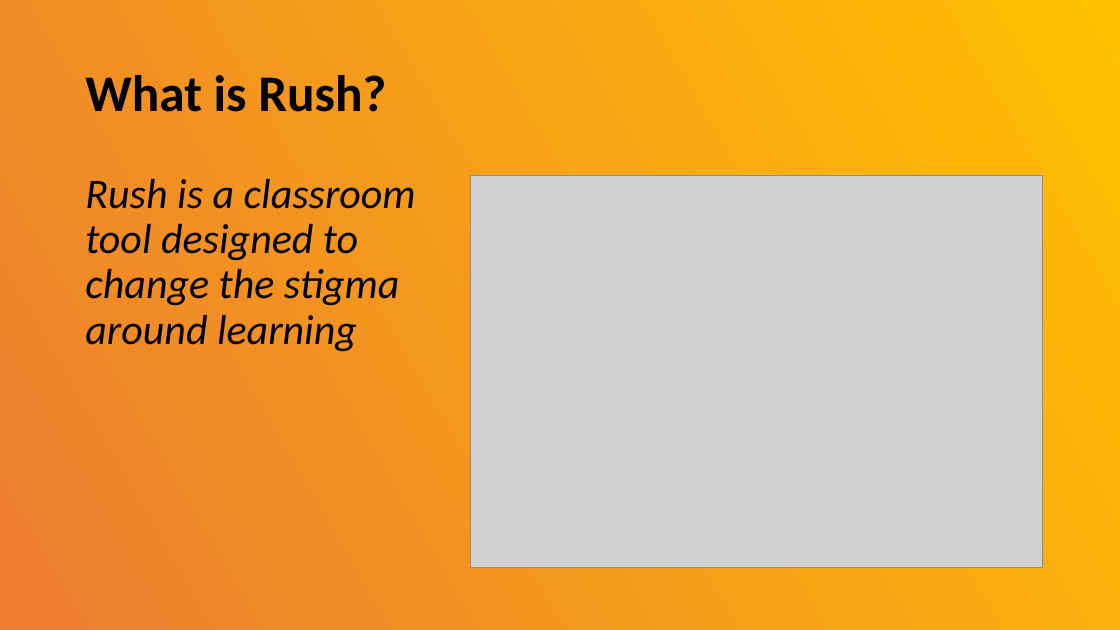
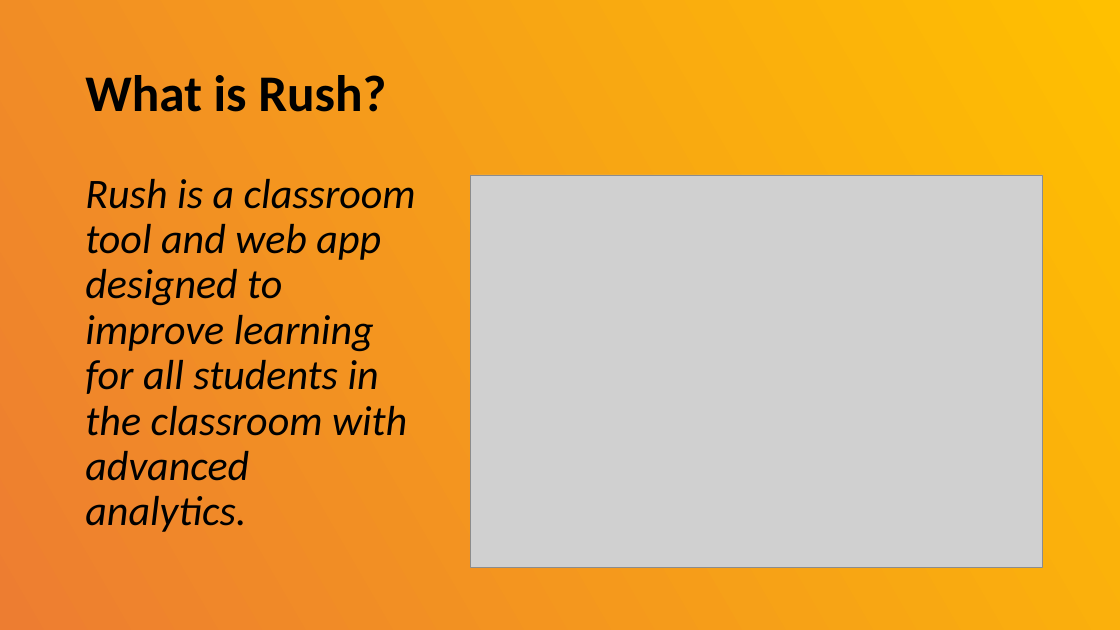
Before and after one commit to cmsparks/Rush_Game, a slide deck: slide 3 of asdkjhfew_eqffeqw.pptx. Drawn at 1120x630 pixels with LibreOffice and Linux fonts; fonts in the diff are those of the drawing; grey boxes stand for pictures. Boxes give left, top, right and bottom in pixels: in the first picture for what was removed or moved away, otherwise in the second. Text is boxed around its words. In the diff, an @@ line names an element or a change of style, - is before the commit and + after.

```diff
--- a/asdkjhfew_eqffeqw.pptx
+++ b/asdkjhfew_eqffeqw.pptx
@@ text at [85,179,416,532]: text changed @@
-Rush is a classroom tool designed to change the stigma around learning
+Rush is a classroom tool and web app designed to improve learning for all students in the classroom with advanced analytics.
```
Also in this commit, not shown: 3 other slides changed, 1 other file.
